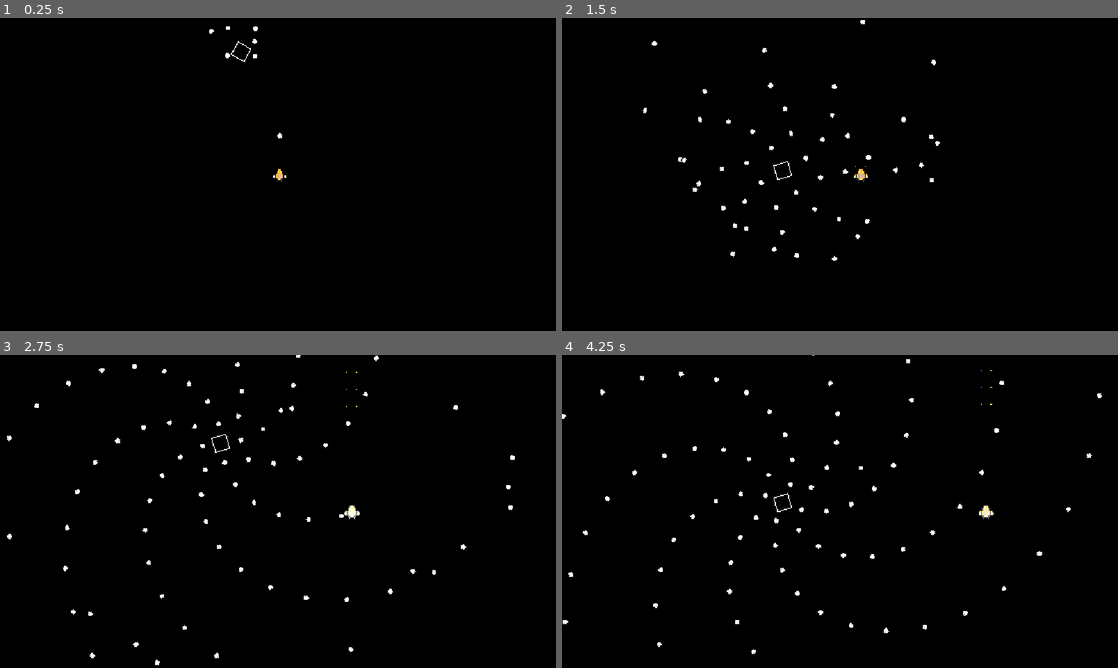
Above: before the commit, frames 1-4 (two rows, left to right).
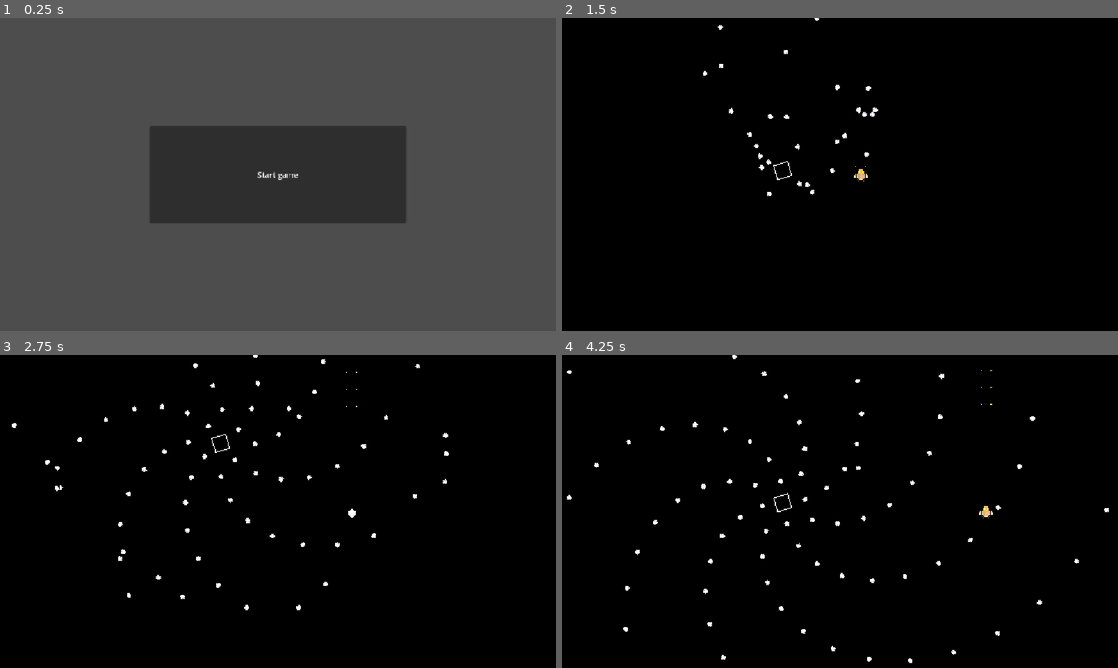
Above: after the commit, the same moments.

Repository: Draftier/Geometric-Invasion-CSS-497
Game: Godot game, scene res://scenes/main_menu.tscn
The game is run twice, just before and just after one commit, with the same random seed, the same clock (stepped at 60 frames per second) and the same inputs. Before the commit the project starts from res://scenes/game.tscn.
Inputs (mouse positions are in pixels of both pictures, inside the frame that each line leads up to):
- Up to frame 1 (0.25 s): no input
- Up to frame 2 (1.5 s): click (840, 174) at 0.5 s, where only the run after the commit has a clickable "Start game"; hold Right (right) from 1.28 s (still down); hold Z (shoot) from 1.28 s (still down)
- Up to frame 3 (2.75 s): release Right (right) at 2.03 s; release Z (shoot) at 2.03 s; hold Down (down) from 2.03 s (still down); tap Shift (slow) at 2.1 s
- Up to frame 4 (4.25 s): release Down (down) at 2.78 s; hold Right (right) 2.78-3.53 s; hold Z (shoot) 2.78-3.53 s; hold Up (up) from 3.53 s (still down); tap Shift (slow) at 3.6 s

The runs differ from the first frame. In frame 1, 100% of the frame differs, in the area x 0-100%, y 0-100%; in frame 2, 0.8%; in frame 3, 1.5%; in frame 4, 1.6%.

Commit message:
Added barebones start menu

Diff:
--- a/geometric-invasion/project.godot
+++ b/geometric-invasion/project.godot
@@ -11,7 +11,7 @@
 [application]
 
 config/name="Geometric Invasion"
-run/main_scene="uid://btytpnf13ov48"
+run/main_scene="uid://domjpwtkv78nv"
 config/features=PackedStringArray("4.7", "Forward Plus")
 config/icon="res://icon.svg"
 
--- /dev/null
+++ b/geometric-invasion/scenes/main_menu.tscn
@@ -0,0 +1,22 @@
+[gd_scene format=3 uid="uid://domjpwtkv78nv"]
+
+[ext_resource type="Script" uid="uid://dlnfay7bq62ao" path="res://scripts/menus/main_menu.gd" id="1_l6cm7"]
+
+[node name="Main menu" type="CanvasLayer" unique_id=591634332]
+script = ExtResource("1_l6cm7")
+
+[node name="StartButton" type="Button" parent="." unique_id=1638651055]
+anchors_preset = 8
+anchor_left = 0.5
+anchor_top = 0.5
+anchor_right = 0.5
+anchor_bottom = 0.5
+offset_left = -266.0
+offset_top = -100.5
+offset_right = 266.0
+offset_bottom = 100.5
+grow_horizontal = 2
+grow_vertical = 2
+text = "Start game"
+
+[connection signal="pressed" from="StartButton" to="." method="_on_start_button_pressed"]
--- /dev/null
+++ b/geometric-invasion/scripts/menus/main_menu.gd
@@ -0,0 +1,12 @@
+extends CanvasLayer
+
+
+
+
+
+func _on_start_button_pressed() -> void:
+	call_deferred("change_scene")
+
+
+func change_scene() -> void:
+	get_tree().change_scene_to_file("res://scenes/game.tscn")
Not shown, added: geometric-invasion/scripts/menus/main_menu.gd.uid
